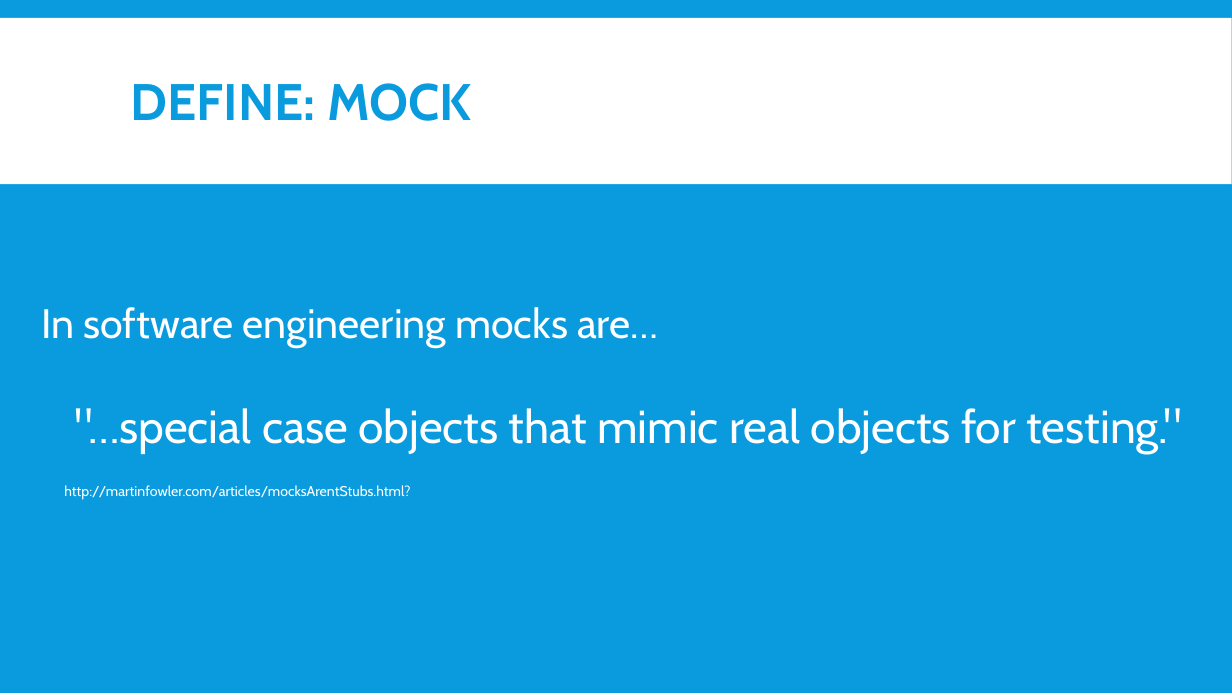
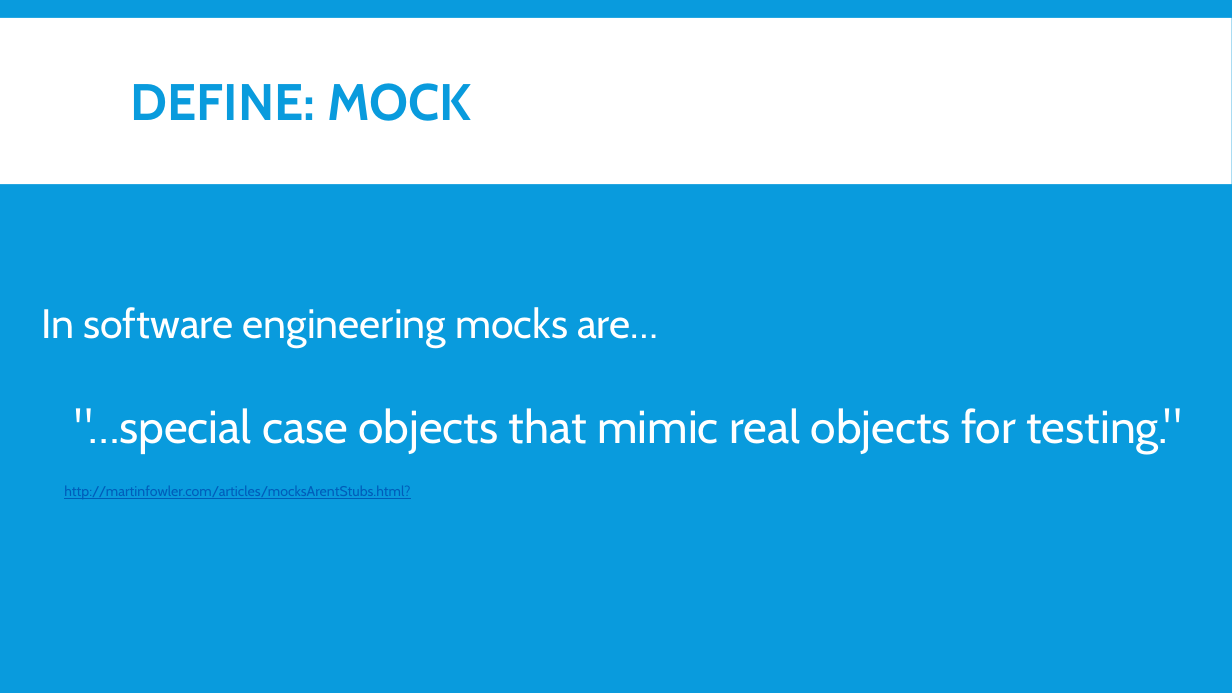
Before and after one commit to nickebbitt/wiremock-examples, a slide deck: slide 4 of wiremock-slides.pptx (slide 3 before the commit). Drawn at 1232x693 pixels with LibreOffice and Linux fonts; fonts in the diff are those of the drawing. Boxes give left, top, right and bottom in pixels: in the first picture for what was removed or moved away, otherwise in the second. Text is boxed around its words. In the diff, an @@ line names an element or a change of style, - is before the commit and + after.

```diff
--- a/wiremock-slides.pptx
+++ b/wiremock-slides.pptx
@@ text at (64,486,410,499): text colour #FFFFFF to #005DBA, underline on in "http://martinfowler.com/articles/mocksArentStubs.html?" @@
```
Also in this commit, not shown: 6 other slides changed, 2 slides added.
